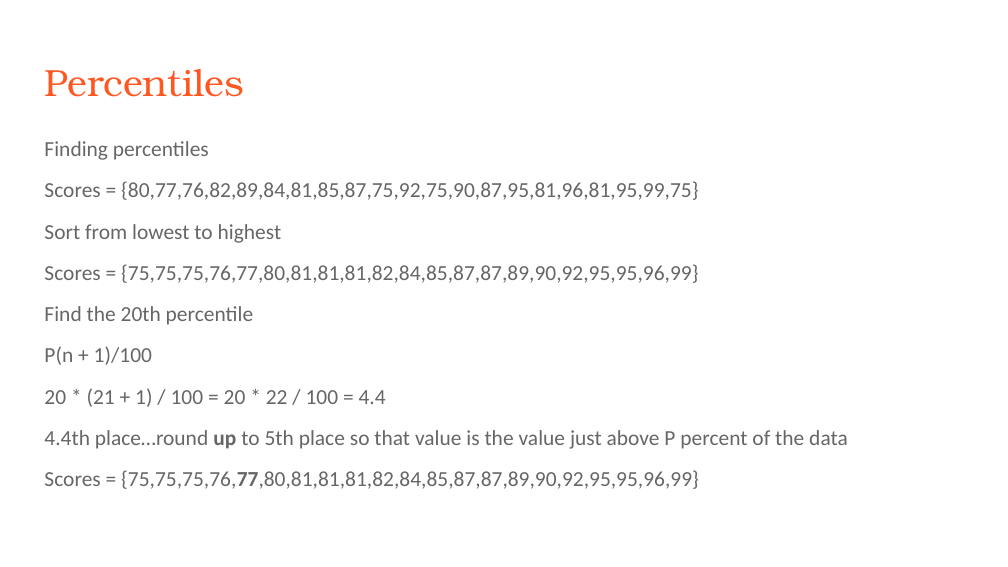
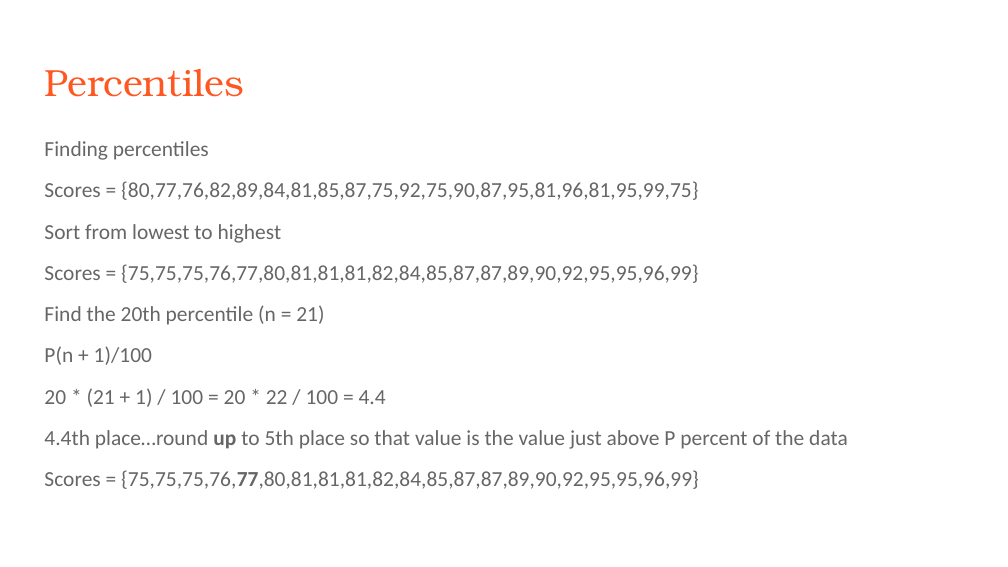
Before and after one commit to rjwrobel86/Python4Statistics, a slide deck: slide 24 of Stuff For Class/Slides/Descriptive Statistics.pptx (slide 19 before the commit). Drawn at 1008x567 pixels with LibreOffice and Linux fonts; fonts in the diff are those of the drawing. Boxes give left, top, right and bottom in pixels: in the first picture for what was removed or moved away, otherwise in the second. Text is boxed around its words. In the diff, an @@ line names an element or a change of style, - is before the commit and + after.

```diff
--- a/Stuff For Class/Slides/Descriptive Statistics.pptx
+++ b/Stuff For Class/Slides/Descriptive Statistics.pptx
@@ text at [44,305,324,325]: text changed @@
-Find the 20th percentile
+Find the 20th percentile (n = 21)
```
Also in this commit, not shown: 12 other slides changed, 10 slides added, 8 slides removed, 27 other files.
